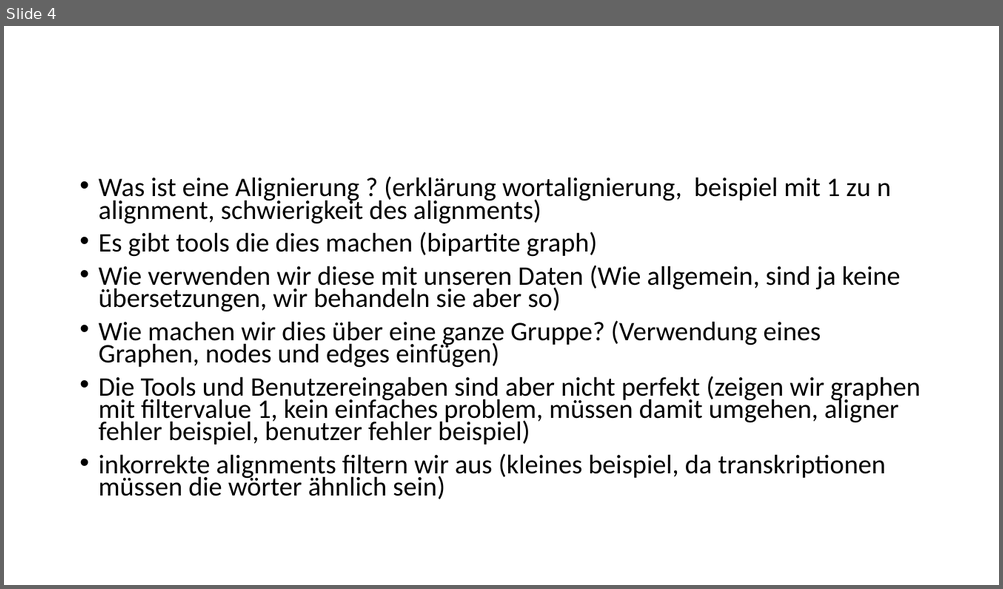
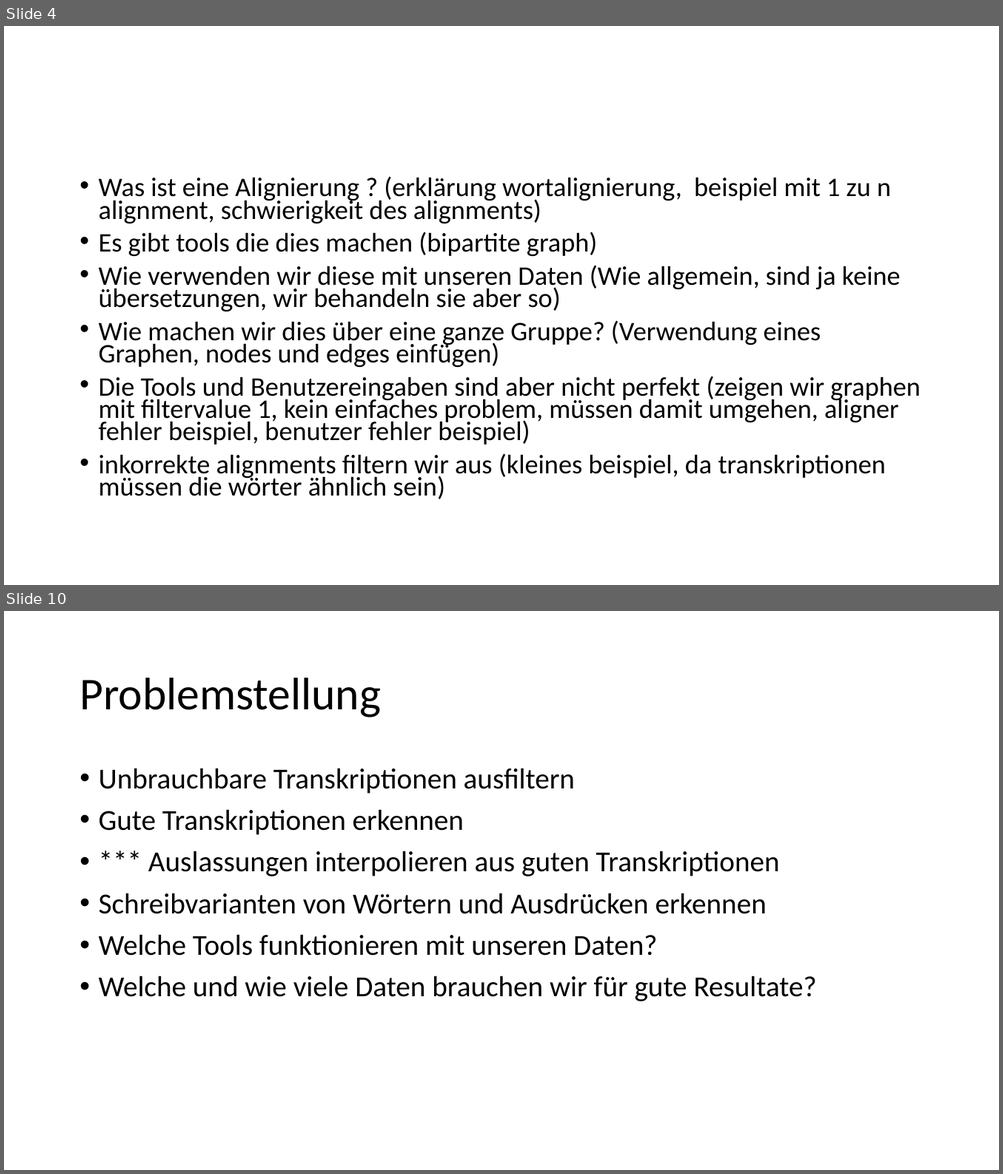
Before and after one commit to 837/ip5-nlp-ch, a slide deck: doc/IP5_Präsentation.pptx. Shown one above the other, each under a label of ours: slide 4 before the commit, slides 4 and 10 after it; the slides between them are not shown. The pictures are 1003x589 and 1003x1174 pixels, drawn with LibreOffice and Linux fonts; fonts in the diff are those of the drawing. Boxes give left, top, right and bottom in pixels: in the first picture for what was removed or moved away, otherwise in the second. Text is boxed around its words. In the diff, an @@ line names an element or a change of style, - is before the commit and + after.

```diff
--- a/doc/IP5_Präsentation.pptx
+++ b/doc/IP5_Präsentation.pptx
@@ slide 10 added at (4, 611, 999, 1170), background #FFFFFF @@
@@ title added at (79, 678, 381, 718), 44 pt, text #000000 @@
+Problemstellung
@@ text added at (99, 768, 817, 1002), 28 pt, text #000000 @@
+• Unbrauchbare Transkriptionen ausfiltern
+• Gute Transkriptionen erkennen
+• *** Auslassungen interpolieren aus guten Transkriptionen
+• Schreibvarianten von Wörtern und Ausdrücken erkennen
+• Welche Tools funktionieren mit unseren Daten?
+• Welche und wie viele Daten brauchen wir für gute Resultate?
```
Also in this commit, not shown: 8 other slides added, 1 slide removed, 2 other files.
